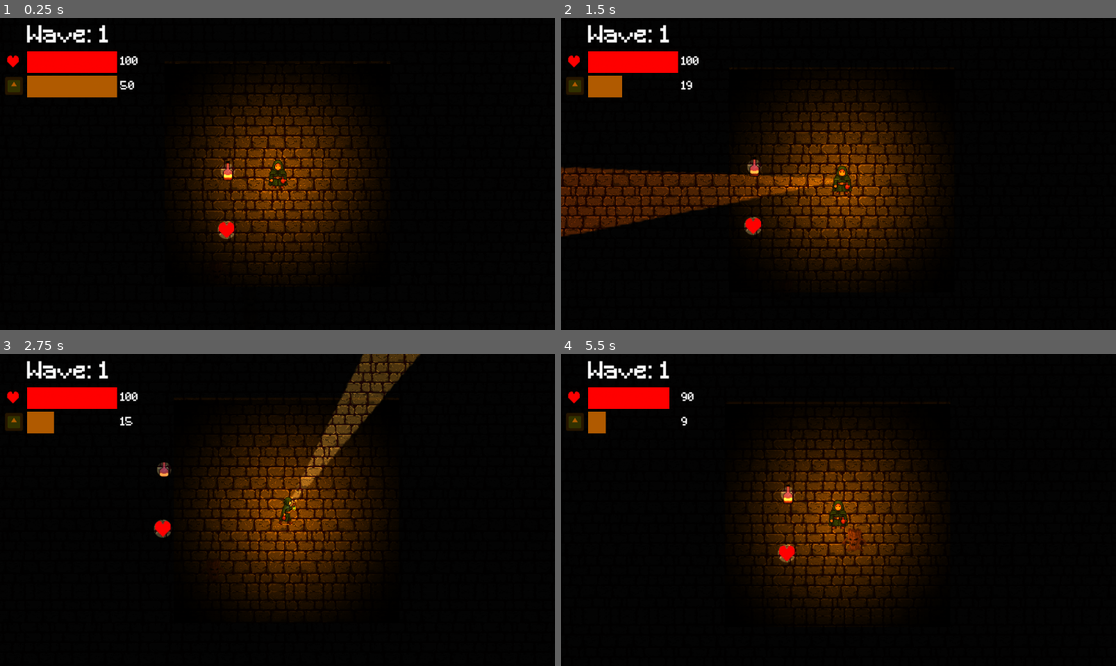
Above: before the commit, frames 1-4 (two rows, left to right).
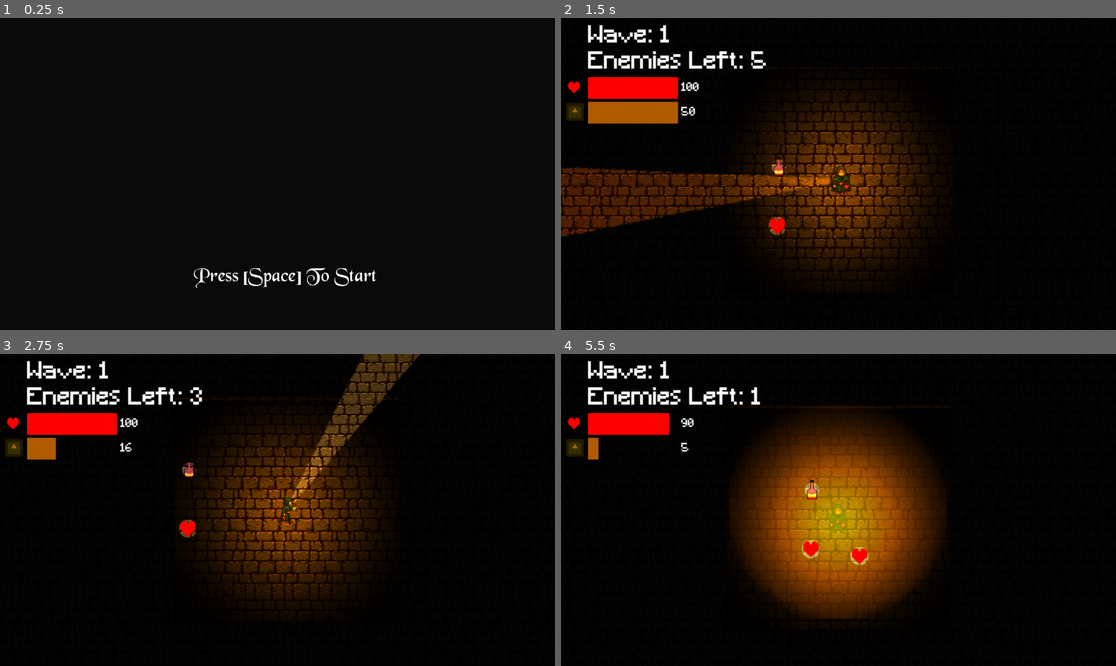
Above: after the commit, the same moments.

Repository: Frosmoth2324/Capstone-Game
Game: Godot game, scene res://Scenes/start.tscn
The game is run twice, just before and just after one commit, with the same random seed, the same clock (stepped at 60 frames per second) and the same inputs. Before the commit the project starts from res://Scenes/level.tscn. The engine's default icon, where the game draws it, is replaced by a stand-in: a white triangle on a blue panel in a dark square. Sound files missing from this copy of the repository are replaced by a short silence.
Inputs (mouse positions are in pixels of both pictures, inside the frame that each line leads up to):
- Up to frame 1 (0.25 s): no input
- Up to frame 2 (1.5 s): tap Space (Pulse) at 0.5, 0.6 s; move the mouse to (960, 158) at 0.52 s; hold D (Right) 0.53-1.28 s; move the mouse to (727, 189) at 1.27 s; hold S (Down) from 1.28 s (still down); click (727, 189) at 1.35 s
- Up to frame 3 (2.75 s): tap Space (Pulse) at 1.55, 2.3 s; move the mouse to (333, 441) at 2.02 s; release S (Down) at 2.03 s; hold D (Right) from 2.03 s (still down); hold Right mouse button (Cone Boost) from 2.03 s (still down)
- Up to frame 4 (5.5 s): move the mouse to (810, 572) at 2.77 s; release D (Right) at 2.78 s; release Right mouse button (Cone Boost) at 2.78 s; hold W (Up) 2.78-3.53 s; tap Space (Pulse) at 2.85, 3.6, 4.55, 5.3 s; move the mouse to (1005, 556) at 3.52 s; hold Left (Left) 3.53-5.03 s; move the mouse to (672, 463) at 4.27 s; click (672, 463) at 4.35 s; move the mouse to (866, 510) at 5.02 s; hold S (Down) from 5.03 s (still down); hold Right mouse button (Cone Boost) from 5.03 s (still down)

The runs differ from the first frame. In frame 1, 14% of the frame differs, in the area x 1-68%, y 2-87%; in frame 2, 11%; in frame 3, 8.8%; in frame 4, 20%, in the area x 0-71%, y 10-85%.

Commit message:
made start and end screen

Diff:
--- a/Scenes/bg_music.tscn
+++ b/Scenes/bg_music.tscn
@@ -1,7 +1,7 @@
 [gd_scene load_steps=2 format=3 uid="uid://ck8xph2bfkmuu"]
 
-[ext_resource type="AudioStream" uid="uid://svt0uokumnk0" path="res://Assets/Sounds/Lonely Horizon.mp3" id="1_fgn4j"]
+[ext_resource type="AudioStream" uid="uid://cc1f3hxtf12q3" path="res://Assets/Sounds/backgroundMusic.mp3" id="1_6lf7o"]
 
 [node name="AudioStreamPlayer" type="AudioStreamPlayer"]
-stream = ExtResource("1_fgn4j")
+stream = ExtResource("1_6lf7o")
 autoplay = true
--- a/Scenes/die_screen.tscn
+++ b/Scenes/die_screen.tscn
@@ -1,7 +1,9 @@
-[gd_scene load_steps=6 format=3 uid="uid://b5e4xhasns4tl"]
+[gd_scene load_steps=8 format=3 uid="uid://b5e4xhasns4tl"]
 
 [ext_resource type="Script" path="res://Scripts/die_screen.gd" id="1_mspx5"]
-[ext_resource type="FontFile" uid="uid://dea10tpur6v55" path="res://Assets/Ghastly Panic.ttf" id="1_vx21y"]
+[ext_resource type="FontFile" uid="uid://dea10tpur6v55" path="res://Assets/Fonts/Ghastly Panic.ttf" id="1_vx21y"]
+[ext_resource type="FontFile" uid="uid://dui4y5a6nm4m8" path="res://Assets/Fonts/BLKCHCRY.TTF" id="3_b14qf"]
+[ext_resource type="AudioStream" uid="uid://c5q5irligprqo" path="res://Assets/Sounds/start_game.mp3" id="4_3lgxu"]
 
 [sub_resource type="Animation" id="Animation_mwy2l"]
 length = 0.001
@@ -29,9 +31,22 @@
 "update": 1,
 "values": [true]
 }
+tracks/2/type = "value"
+tracks/2/imported = false
+tracks/2/enabled = true
+tracks/2/path = NodePath("RestartLabel:theme_override_colors/font_color")
+tracks/2/interp = 1
+tracks/2/loop_wrap = true
+tracks/2/keys = {
+"times": PackedFloat32Array(0),
+"transitions": PackedFloat32Array(1),
+"update": 0,
+"values": [Color(0, 0, 0, 0)]
+}
 
 [sub_resource type="Animation" id="Animation_pd0p0"]
 resource_name = "die_message_fade_in"
+length = 2.0
 tracks/0/type = "value"
 tracks/0/imported = false
 tracks/0/enabled = true
@@ -55,6 +70,18 @@
 "transitions": PackedFloat32Array(1),
 "update": 1,
 "values": [true]
+}
+tracks/2/type = "value"
+tracks/2/imported = false
+tracks/2/enabled = true
+tracks/2/path = NodePath("RestartLabel:theme_override_colors/font_color")
+tracks/2/interp = 1
+tracks/2/loop_wrap = true
+tracks/2/keys = {
+"times": PackedFloat32Array(0, 1, 2),
+"transitions": PackedFloat32Array(1, 1, 1),
+"update": 0,
+"values": [Color(1, 1, 1, 0), Color(1, 1, 1, 0), Color(1, 1, 1, 1)]
 }
 
 [sub_resource type="AnimationLibrary" id="AnimationLibrary_5cu1w"]
@@ -94,3 +121,20 @@
 libraries = {
 "": SubResource("AnimationLibrary_5cu1w")
 }
+
+[node name="RestartLabel" type="Label" parent="."]
+offset_left = 571.0
+offset_top = 527.0
+offset_right = 611.0
+offset_bottom = 550.0
+grow_horizontal = 2
+grow_vertical = 2
+theme_override_colors/font_color = Color(0, 0, 0, 0)
+theme_override_fonts/font = ExtResource("3_b14qf")
+theme_override_font_sizes/font_size = 40
+text = "Press [Space] To Restart"
+metadata/_edit_use_anchors_ = true
+
+[node name="StartSound" type="AudioStreamPlayer2D" parent="."]
+stream = ExtResource("4_3lgxu")
+volume_db = 10.0
--- a/Scenes/heart.tscn
+++ b/Scenes/heart.tscn
@@ -26,5 +26,6 @@
 
 [node name="heart_sound" type="AudioStreamPlayer2D" parent="."]
 stream = ExtResource("4_34tk7")
+max_polyphony = 5
 
 [connection signal="body_entered" from="Area2D" to="." method="_on_area_2d_body_entered"]
--- a/Scenes/player.tscn
+++ b/Scenes/player.tscn
@@ -164,6 +164,7 @@
 [node name="ConeLight" type="PointLight2D" parent="Cone"]
 position = Vector2(0, 600)
 scale = Vector2(6, 24)
+enabled = false
 color = Color(1, 0.6, 0.4, 1)
 shadow_enabled = true
 texture = ExtResource("5_7nsk8")
--- /dev/null
+++ b/Scenes/start.tscn
@@ -0,0 +1,70 @@
+[gd_scene load_steps=7 format=3 uid="uid://tx38qhu2bbm0"]
+
+[ext_resource type="Script" path="res://Scripts/start.gd" id="1_7ud7n"]
+[ext_resource type="FontFile" uid="uid://dui4y5a6nm4m8" path="res://Assets/Fonts/BLKCHCRY.TTF" id="1_dvirr"]
+[ext_resource type="AudioStream" uid="uid://c5q5irligprqo" path="res://Assets/Sounds/start_game.mp3" id="3_o08ni"]
+
+[sub_resource type="Animation" id="Animation_uc1mw"]
+resource_name = "flicker"
+length = 3.0
+loop_mode = 1
+tracks/0/type = "value"
+tracks/0/imported = false
+tracks/0/enabled = true
+tracks/0/path = NodePath(".:modulate")
+tracks/0/interp = 1
+tracks/0/loop_wrap = true
+tracks/0/keys = {
+"times": PackedFloat32Array(0, 0.366667, 0.733333, 1.3, 1.7, 2.26667, 2.63333, 3),
+"transitions": PackedFloat32Array(1, 1, 1, 1, 1, 1, 1, 1),
+"update": 0,
+"values": [Color(1, 1, 1, 1), Color(1, 1, 1, 1), Color(1, 1, 1, 0.481), Color(1, 1, 1, 0.757), Color(1, 1, 1, 0.93), Color(1, 1, 1, 0.703), Color(1, 1, 1, 0.449), Color(1, 1, 1, 1)]
+}
+
+[sub_resource type="Animation" id="Animation_ahjdo"]
+length = 0.001
+tracks/0/type = "value"
+tracks/0/imported = false
+tracks/0/enabled = true
+tracks/0/path = NodePath(".:modulate")
+tracks/0/interp = 1
+tracks/0/loop_wrap = true
+tracks/0/keys = {
+"times": PackedFloat32Array(0),
+"transitions": PackedFloat32Array(1),
+"update": 0,
+"values": [Color(1, 1, 1, 1)]
+}
+
+[sub_resource type="AnimationLibrary" id="AnimationLibrary_fpgg5"]
+_data = {
+"RESET": SubResource("Animation_ahjdo"),
+"flicker": SubResource("Animation_uc1mw")
+}
+
+[node name="Start" type="Control"]
+layout_mode = 3
+anchors_preset = 0
+script = ExtResource("1_7ud7n")
+
+[node name="Label" type="Label" parent="."]
+offset_left = 571.0
+offset_top = 527.0
+offset_right = 611.0
+offset_bottom = 550.0
+grow_horizontal = 2
+grow_vertical = 2
+theme_override_fonts/font = ExtResource("1_dvirr")
+theme_override_font_sizes/font_size = 40
+text = "Press [Space] To Start"
+metadata/_edit_use_anchors_ = true
+
+[node name="AnimationPlayer" type="AnimationPlayer" parent="."]
+root_node = NodePath("../Label")
+libraries = {
+"": SubResource("AnimationLibrary_fpgg5")
+}
+
+[node name="StartSound" type="AudioStreamPlayer2D" parent="."]
+stream = ExtResource("3_o08ni")
+volume_db = 10.0
--- a/Scenes/ui.tscn
+++ b/Scenes/ui.tscn
@@ -33,6 +33,12 @@
 theme_override_fonts/font = ExtResource("2_ikr5m")
 theme_override_font_sizes/font_size = 32
 text = "Wave:"
+
+[node name="WaveProgLabel" type="Label" parent="UI/VBoxContainer"]
+layout_mode = 2
+theme_override_fonts/font = ExtResource("2_ikr5m")
+theme_override_font_sizes/font_size = 32
+text = "Enemies Left:"
 
 [node name="Health" type="HBoxContainer" parent="UI/VBoxContainer"]
 layout_mode = 2
--- a/Scripts/die_screen.gd
+++ b/Scripts/die_screen.gd
@@ -1,7 +1,22 @@
 extends Control
 
 @onready var animation_player = $AnimationPlayer
+@onready var restart_label = $RestartLabel
+@onready var start_sound = $StartSound
 
 func _ready():
 		animation_player.play("die_message_fade_in")
 		print("Wave: " + str(GameManager.wave))
+
+func _process(_delta):
+	if Input.is_action_just_pressed("Pulse"):
+		start_sound.play()
+		await get_tree().create_timer(.5).timeout
+		GameManager.oil = GameManager.MAX_OIL
+		GameManager.health = GameManager.MAX_HEALTH
+		GameManager.dead = false
+		GameManager.wave = 0
+		GameManager.enemies_remaining = 0
+		GameManager.is_in_wave = true
+
+		get_tree().change_scene_to_file("res://Scenes/level.tscn")
--- a/Scripts/enemy.gd
+++ b/Scripts/enemy.gd
@@ -21,7 +21,7 @@
 		sprite.flip_h = false
 	elif direction.x < 0:
 		sprite.flip_h = true
-	direction = direction.rotated(randf_range(-0.1, 0.1)) * (1.0 + randf_range(-0.1, 0.1))
+	direction = direction.rotated(randf_range(-0.2, 0.2)) * (1.0 + randf_range(-0.2, 0.2))
 	velocity = direction * SPEED
 	if health > 0:
 		move_and_slide()
--- /dev/null
+++ b/Scripts/start.gd
@@ -0,0 +1,17 @@
+extends Control
+
+@onready var label = $Label
+@onready var animation_player = $AnimationPlayer
+@onready var start_sound = $StartSound
+
+func _ready():
+	label.modulate.a = 0.0
+	var tween = create_tween()
+	tween.tween_property(label, "modulate:a", 1.0, 2.0).set_trans(Tween.TRANS_SINE)
+	animation_player.play("flicker")
+
+func _process(_delta):
+	if Input.is_action_just_pressed("Pulse"):
+		start_sound.play()
+		await get_tree().create_timer(.5).timeout
+		get_tree().change_scene_to_file("res://Scenes/level.tscn")
--- a/Scripts/ui.gd
+++ b/Scripts/ui.gd
@@ -5,6 +5,8 @@
 @onready var oil_bar = $UI/VBoxContainer/Oil/OilBar
 @onready var oil_number = $UI/VBoxContainer/Oil/OilNumber
 @onready var wave_label = $UI/VBoxContainer/WaveLabel
+@onready var wave_prog_label = $UI/VBoxContainer/WaveProgLabel
+@onready var calm_timer = $"../WaveManager/CalmTimer"
 
 func _ready():
 	oil_bar.max_value = GameManager.MAX_OIL
@@ -14,6 +16,10 @@
 
 func _process(_delta):
 	wave_label.text = "Wave: " + str(GameManager.wave)
+	if GameManager.is_in_wave:
+		wave_prog_label.text = "Enemies Left: " + str(GameManager.enemies_remaining)
+	else:
+		wave_prog_label.text = "Time Until Wave: " + str(int(calm_timer.time_left + 1))
 	oil_bar.value = GameManager.oil
 	health_bar.value = GameManager.health
 	oil_number.text = str(int(GameManager.oil))
--- a/project.godot
+++ b/project.godot
@@ -11,7 +11,7 @@
 [application]
 
 config/name="Toy 5 Capstone"
-run/main_scene="res://Scenes/level.tscn"
+run/main_scene="res://Scenes/start.tscn"
 config/features=PackedStringArray("4.3", "GL Compatibility")
 config/icon="res://icon.svg"
 
Binary file added: Assets/Fonts/BLKCHCRY.TTF
Not shown, added: Assets/Fonts/BLKCHCRY.TTF.import
Not shown, added: Assets/Sounds/start_game.mp3.import
Not shown, added: Assets/Sounds/start_game.mp3
